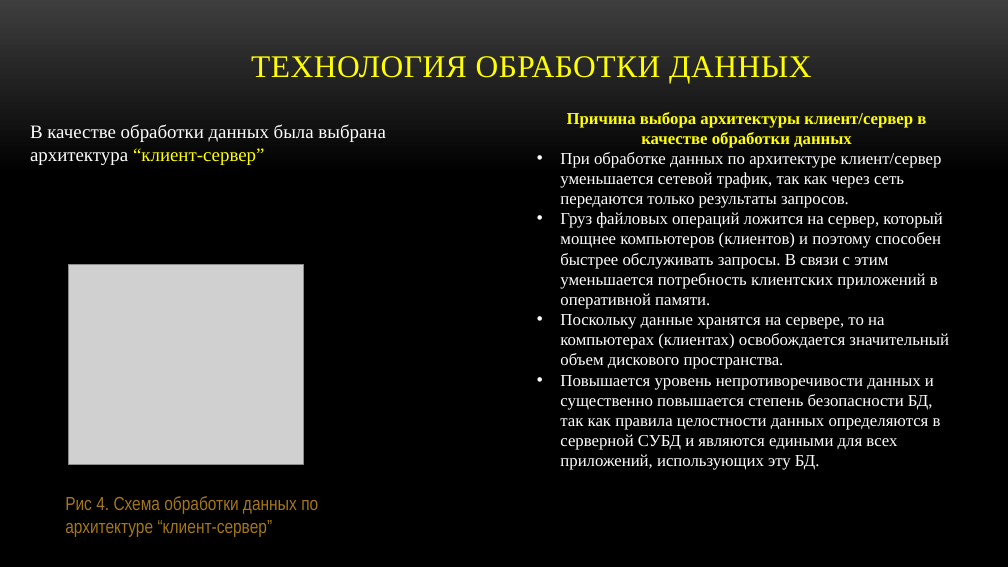
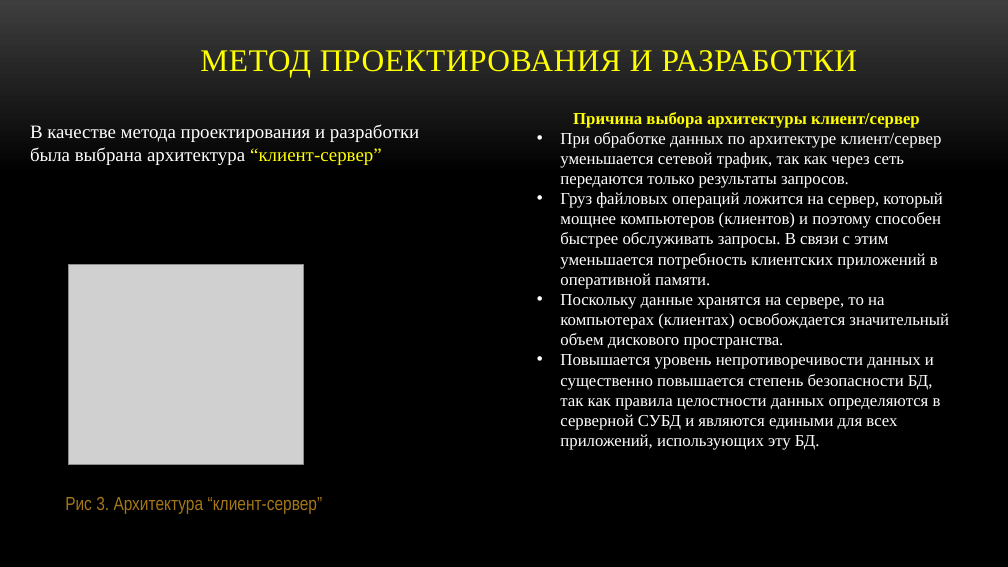
Before and after one commit to prog-kkkmt/pdp-p2-16, a slide deck: slide 6 of Отдельная папка/К18. Презентация.pptx. Drawn at 1008x567 pixels with LibreOffice and Linux fonts; fonts in the diff are those of the drawing; grey boxes stand for pictures; background and template pictures are left out. Boxes give left, top, right and bottom in pixels: in the first picture for what was removed or moved away, otherwise in the second. Text is boxed around its words. In the diff, an @@ line names an element or a change of style, - is before the commit and + after.

```diff
--- a/Отдельная папка/К18. Презентация.pptx
+++ b/Отдельная папка/К18. Презентация.pptx
@@ title at (x1=200, y1=50, x2=858, y2=77): text changed @@
-ТЕХНОЛОГИЯ ОБРАБОТКИ ДАННЫХ
+МЕТОД ПРОЕКТИРОВАНИЯ И РАЗРАБОТКИ
@@ text at (x1=573, y1=112, x2=920, y2=128): text changed @@
-Причина выбора архитектуры клиент/сервер в качестве обработки данных
+Причина выбора архитектуры клиент/сервер
@@ text at (x1=30, y1=124, x2=419, y2=165): text changed @@
-В качестве обработки данных была выбрана архитектура “клиент-сервер”
+В качестве метода проектирования и разработки была выбрана архитектура “клиент-сервер”
@@ text at (x1=65, y1=497, x2=323, y2=514): text changed @@
-Рис 4. Схема обработки данных по архитектуре “клиент-сервер”
+Рис 3. Архитектура “клиент-сервер”
```
Also in this commit, not shown: 3 other slides changed, 1 slide added, 1 slide removed, 1 other file.
